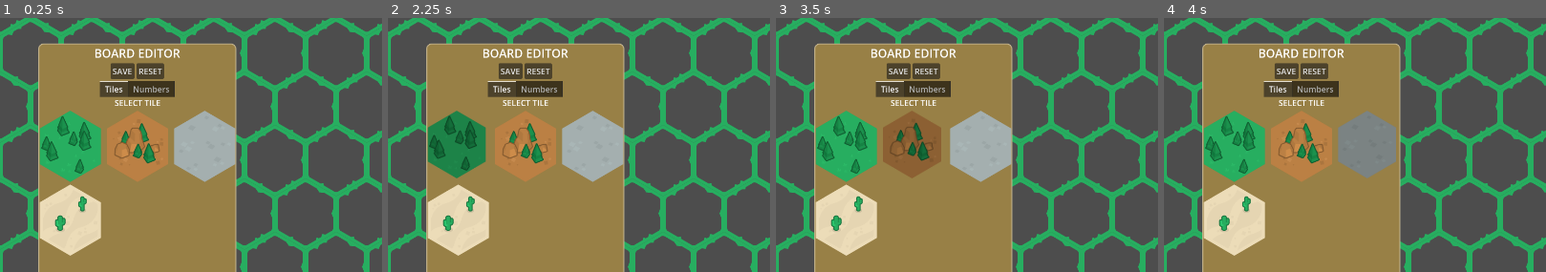
Above: before the commit, frames 1-4 (left to right).
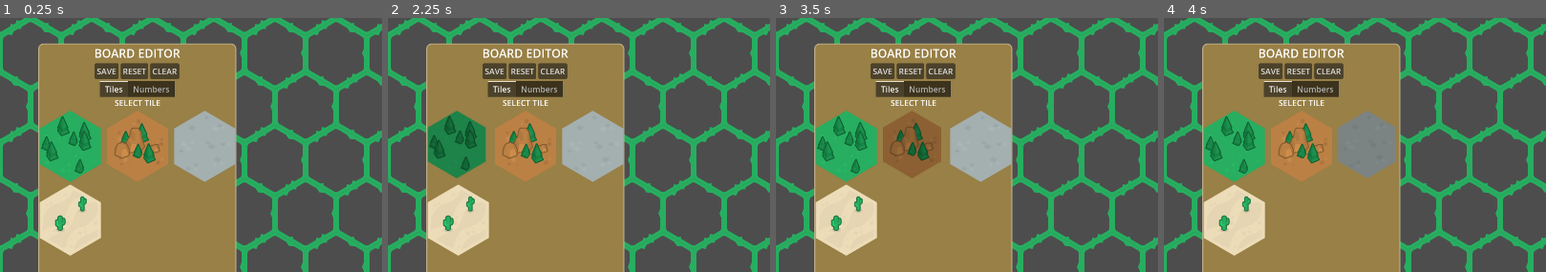
Above: after the commit, the same moments.

Repository: connortodd21/catan
Game: Godot game, scene res://scenes/board_editor_v_2.tscn
Two runs of this game, one before a commit and one after it. Both use one fixed random seed, a clock stepped at 60 frames per second and the inputs below. The project has no main scene, so this scene is started directly.
Inputs (mouse positions are % of the whole screen's width and height, from its top left):
- Up to frame 1 (0.25 s): no input
- Up to frame 2 (2.25 s): click "RESET" at 0.5 s; click (22, 10) at 1.25 s, where only the run after the commit has a clickable "CLEAR"; click (9, 25) at 2.02 s
- Up to frame 3 (3.5 s): click (18, 25) at 2.77 s
- Up to frame 4 (4 s): click (27, 25) at 3.52 s
The pictures show only the part of the screen within x 0-50%, y 0-50%; the shares and areas given below are measured in that part.

The runs differ from the first frame. In frame 1, 0.8% of the frame differs, in the area x 24-47%, y 17-25%; in frame 2, 0.8%; in frame 3, 0.8%; in frame 4, 0.8%.
Error after the commit: Invalid assignment of property or key 'button_pressed' with value of type 'bool' on a base object of type 'Nil'. (res://scripts/board_editor_v2/editor_panel.gd…

Commit message:
Add clear button to board editor

Diff:
--- a/scenes/board_editor_v_2.tscn
+++ b/scenes/board_editor_v_2.tscn
@@ -105,9 +105,13 @@
 layout_mode = 2
 text = "SAVE"
 
-[node name="ResetButton" type="Button" parent="EditorPanel/PanelContainer/MainVbox/HBoxContainer" unique_id=1608692516]
+[node name="LoadButton" type="Button" parent="EditorPanel/PanelContainer/MainVbox/HBoxContainer" unique_id=1608692516]
 layout_mode = 2
 text = "RESET"
+
+[node name="ClearButton" type="Button" parent="EditorPanel/PanelContainer/MainVbox/HBoxContainer" unique_id=1034843063]
+layout_mode = 2
+text = "CLEAR"
 
 [node name="TabContainer" type="TabContainer" parent="EditorPanel/PanelContainer/MainVbox" unique_id=712845191]
 layout_mode = 2
@@ -154,3 +158,5 @@
 
 [node name="GridContainer" type="GridContainer" parent="EditorPanel/PanelContainer/MainVbox/TabContainer/Numbers/VBoxContainer" unique_id=539880903]
 layout_mode = 2
+
+[connection signal="pressed" from="EditorPanel/PanelContainer/MainVbox/HBoxContainer/ClearButton" to="EditorPanel" method="_on_clear_button_pressed"]
--- a/scripts/board_editor_v2/board_editor_v_2.gd
+++ b/scripts/board_editor_v2/board_editor_v_2.gd
@@ -13,8 +13,20 @@
 
 
 func _ready() -> void:
-	pass
+	connect_signals()
 
+
+#############################################
+### SIGNALS
+#############################################
+func connect_signals() -> void:
+	EditorState.board_cleared.connect(_on_board_cleared)
+
+func _on_board_cleared() -> void:
+	var used_cells = board_editor_tile_map.get_used_cells()
+	for cell in used_cells:
+		if board_editor_tile_map.get_cell_atlas_coords(cell) != border_tile_atlas_coords:
+			board_editor_tile_map.set_cell(cell, tileset_source_id, default_tile_atlas_coords)
 
 #############################################
 ### CAMERA
@@ -26,6 +38,7 @@
 #############################################
 func is_cell_editable(cell: Vector2i) -> bool:
 	return board_editor_tile_map.get_cell_atlas_coords(cell) != border_tile_atlas_coords
+
 
 #############################################
 ### INPUT HANDLING
--- a/scripts/board_editor_v2/editor_panel.gd
+++ b/scripts/board_editor_v2/editor_panel.gd
@@ -1,6 +1,4 @@
 extends CanvasLayer
-
-signal selection_changed(value: TerrainTypes.Type)
 
 @export var terrain_database: TerrainDatabaseResource
 
@@ -31,6 +29,7 @@
 		button.set_meta("value", i)
 		button.pressed.connect(_on_selection_button_pressed.bind(button))
 		number_grid_container.add_child(button)
+
 
 func generate_button_tiles() -> void:
 	for terrain_key in terrain_database.get_keys():
@@ -65,3 +64,13 @@
 	selected_button.button_pressed = true
 	selected_button.modulate = Color(0.75, 0.75, 0.75)
 	selected_button.scale = Vector2(0.95, 0.95)
+
+
+func _on_clear_button_pressed() -> void:
+	EditorState.clear_board()
+	EditorState.clear_selected_tile()
+
+	selected_button.button_pressed = false
+	selected_button.modulate = Color(1,1,1)
+	selected_button.scale = Vector2.ONE
+	selected_button = null
--- a/scripts/singletons/editor_state.gd
+++ b/scripts/singletons/editor_state.gd
@@ -1,12 +1,22 @@
 extends Node
 
+#############################################
+### BOARD EDITOR BUTTONS
+#############################################
+signal board_cleared
+
+
+func clear_board():
+	board_cleared.emit()
 #############################################
 ### BOARD EDITOR TILE SELECTION
 #############################################
 signal tile_selected(tile_id)
 
+var selected_tile_id : TerrainTypes.Type = TerrainTypes.Type.UNKNOWN
 
-var selected_tile_id : TerrainTypes.Type = TerrainTypes.Type.UNKNOWN
+func clear_selected_tile() -> void:
+	selected_tile_id = TerrainTypes.Type.UNKNOWN
 
 
 func select_tile(tile_id: TerrainTypes.Type) -> void:
@@ -18,6 +28,5 @@
 	tile_selected.emit(tile_id)
 
 
-
 func get_selected_tile() -> TerrainTypes.Type:
 	return selected_tile_id
